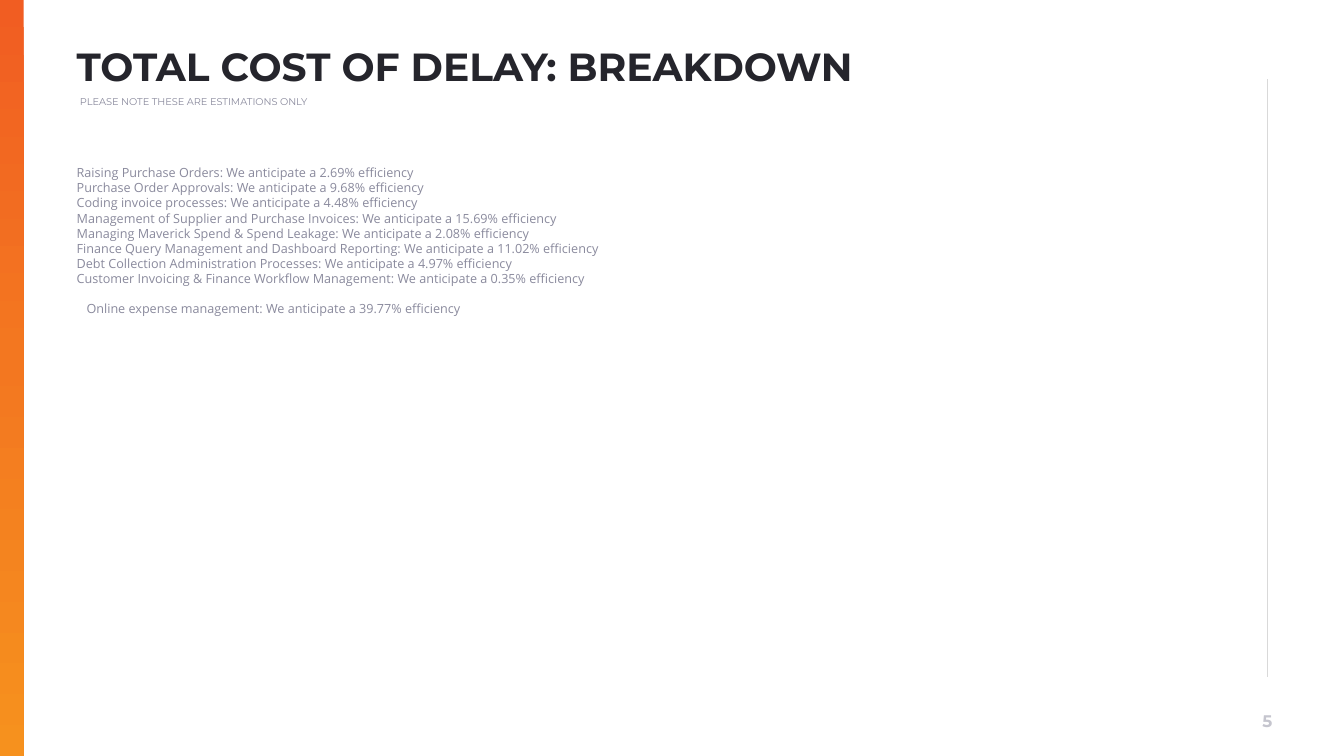
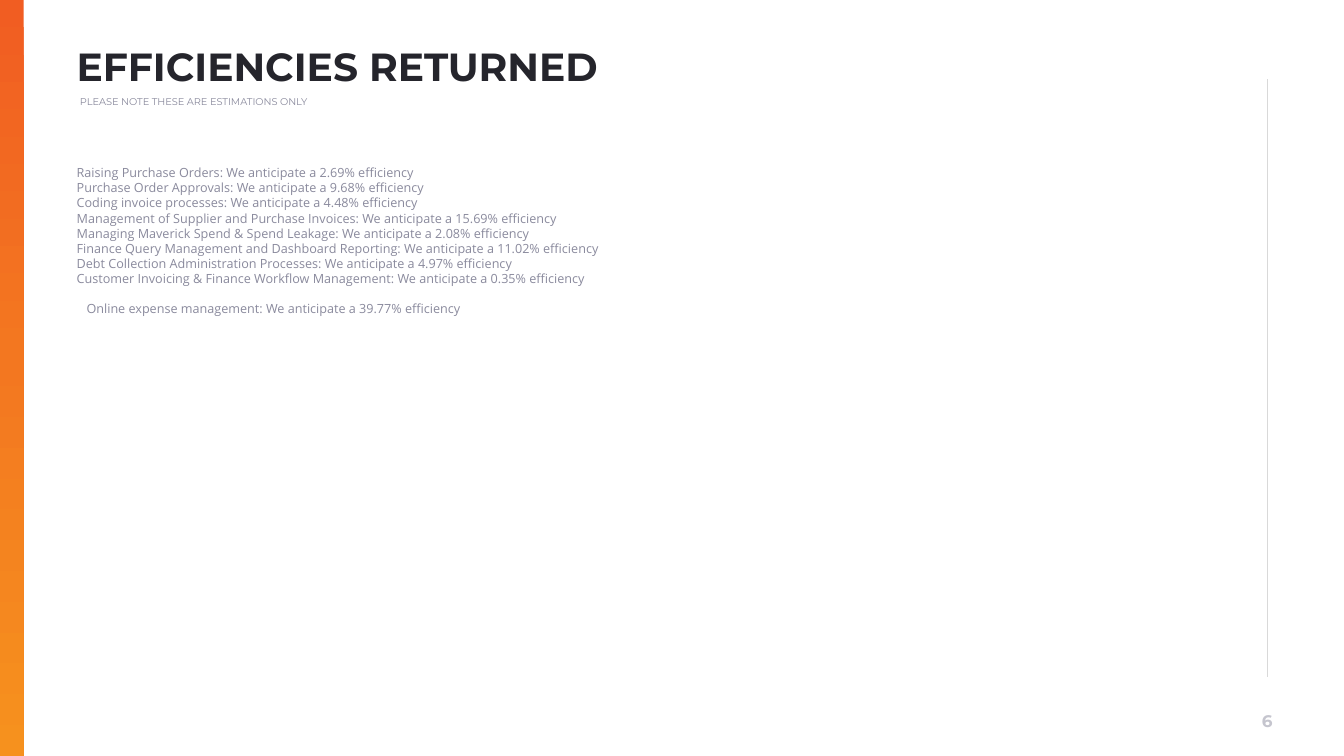
Before and after one commit to muratozdemirpiblo/ppt-api, a slide deck: slide 6 of output.pptx (slide 5 before the commit). Drawn at 1344x756 pixels with LibreOffice and Linux fonts; fonts in the diff are those of the drawing; background and template pictures are left out. Boxes give left, top, right and bottom in pixels: in the first picture for what was removed or moved away, otherwise in the second. Text is boxed around its words. In the diff, an @@ line names an element or a change of style, - is before the commit and + after.

```diff
--- a/output.pptx
+++ b/output.pptx
@@ title at [77,53,598,82]: text changed @@
-TOTAL COST OF DELAY: BREAKDOWN
+EFFICIENCIES RETURNED
```
Also in this commit, not shown: 3 other slides changed, 3 other files.
